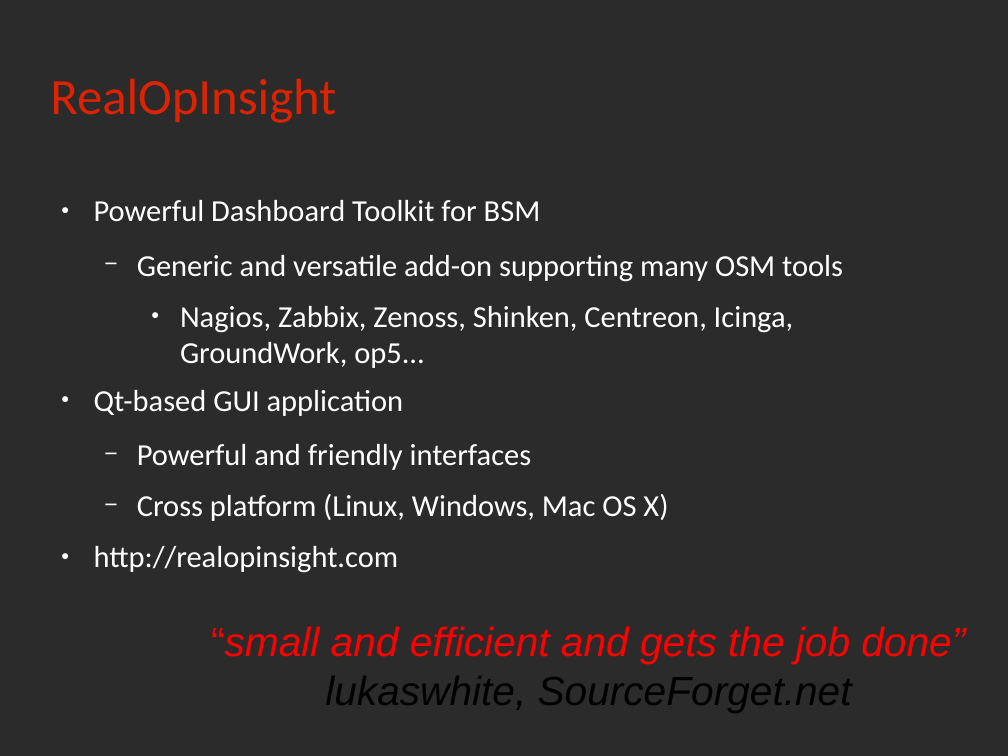
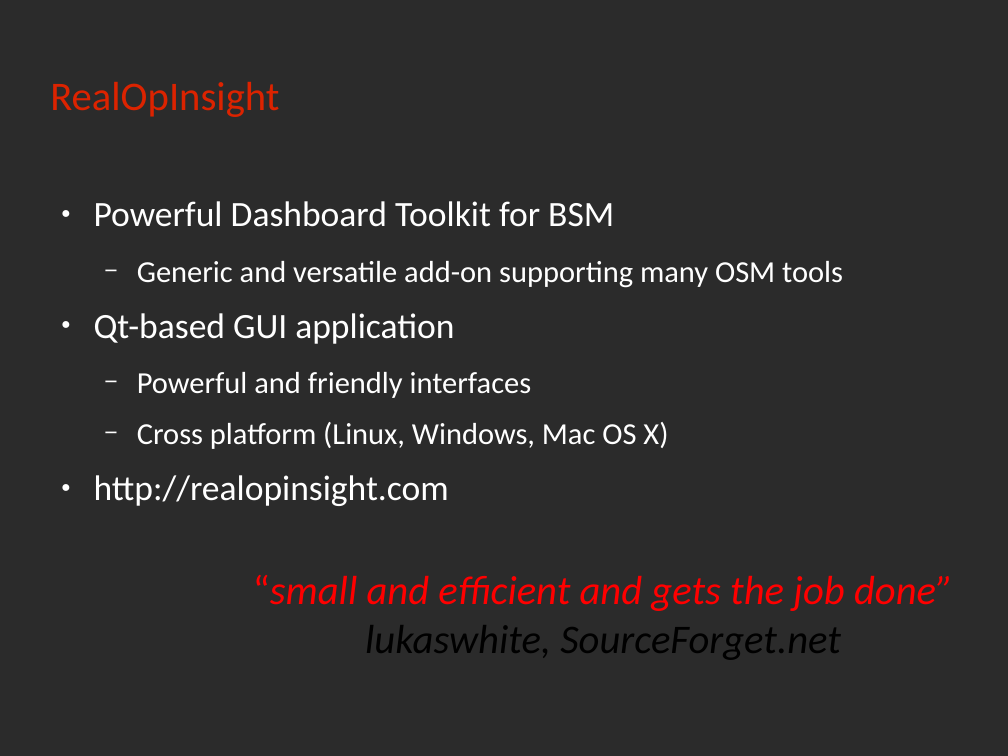
Before and after one commit to rchakode/realopinsight, a slide deck: slide 21 of doc/talks/nwc-2013.odp. Drawn at 1008x756 pixels with LibreOffice and Linux fonts; fonts in the diff are those of the drawing; background and template pictures are left out; a plain dark background stands for a picture behind light text. Boxes give left, top, right and bottom in pixels: in the first picture for what was removed or moved away, otherwise in the second. Text is boxed around its words. In the diff, an @@ line names an element or a change of style, - is before the commit and + after.

Commit message:
updated nagios talk

```diff
--- a/doc/talks/nwc-2013.odp
+++ b/doc/talks/nwc-2013.odp
@@ title "RealOpInsight" at [50,82,279,117]: size 40 to 32 pt @@
@@ text at [94,201,614,506]: size 24 to 28 pt in "Powerful Dashboard Toolkit for BSM", "Qt-based GUI application", "http://realopinsight.com" @@
@@ text at [180,306,793,368]: paragraph removed @@
-    ● Nagios, Zabbix, Zenoss, Shinken, Centreon, Icinga, GroundWork, op5...
@@ text "“small and efficient and gets ...": place and size @@
-text "“small and efficient and gets ..." at [211,626,965,712]
+text "“small and efficient and gets ..." at [253,575,953,660]
@@ text "“small and efficient and gets ..." at [253,575,953,660]: font Arial to Calibri @@
```
Also in this commit, not shown: 27 other slides changed, 5 slides added, 3 slides removed, 1 other file.
